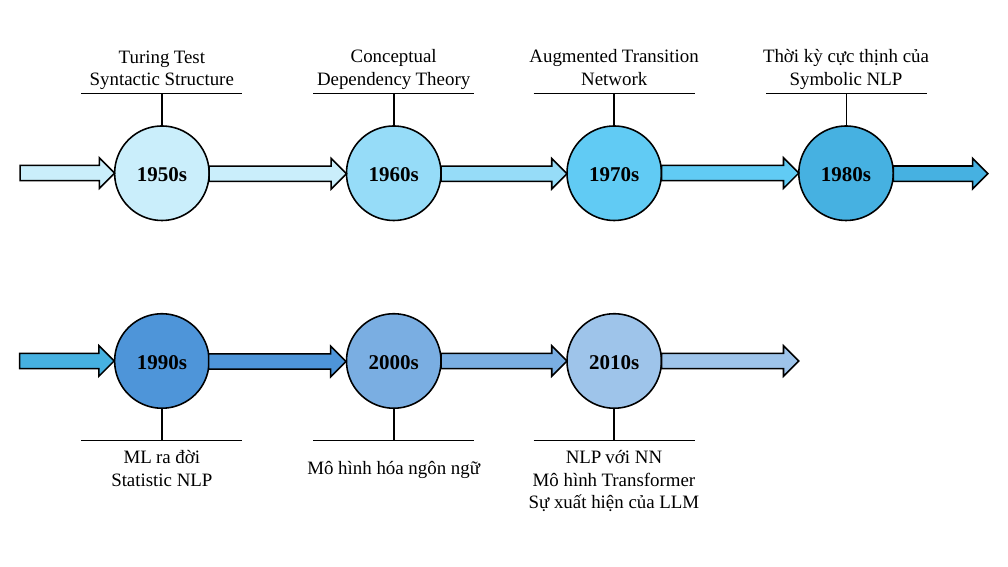
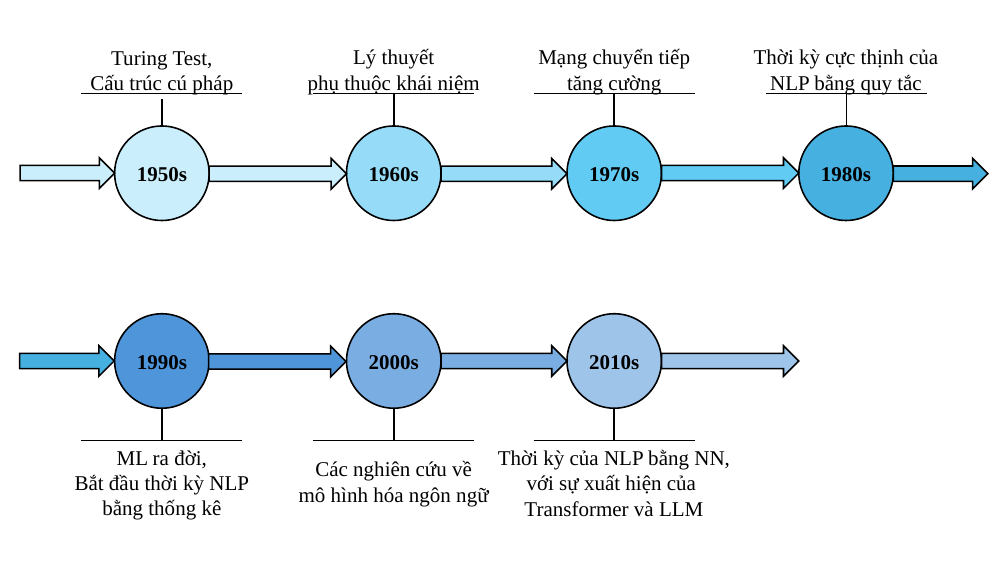
Before and after one commit to ngovanuc/Vietnamese_History_Chatbot, a slide deck: slide 3 of documents/hinh_ve_trong_cao_cao_do_an.pptx. Drawn at 1008x567 pixels with LibreOffice and Linux fonts; fonts in the diff are those of the drawing. Boxes give left, top, right and bottom in pixels: in the first picture for what was removed or moved away, otherwise in the second. Text is boxed around its words. In the diff, an @@ line names an element or a change of style, - is before the commit and + after.

```diff
--- a/documents/hinh_ve_trong_cao_cao_do_an.pptx
+++ b/documents/hinh_ve_trong_cao_cao_do_an.pptx
@@ text at [90,51,233,95]: text changed; size 18 to 20 pt @@
-Turing Test
-Syntactic Structure
+Turing Test,
+Cấu trúc cú pháp
@@ text at [308,48,480,94]: text changed; size 18 to 20 pt @@
-Conceptual
-Dependency Theory
+Lý thuyết
+phụ thuộc khái niệm
@@ text at [538,48,690,94]: text changed; size 18 to 20 pt @@
-Augmented Transition
-Network
+Mạng chuyển tiếp
+tăng cường
@@ text at [754,49,938,69]: size 18 to 20 pt in "Thời kỳ cực thịnh của" @@
@@ text at [770,74,921,94]: text changed; size 18 to 20 pt @@
-Symbolic NLP
+NLP bằng quy tắc
@@ line moved from (162, 126) - (162, 94) to (162, 126) - (162, 99) @@
@@ text at [498,449,730,517]: text changed; size 18 to 20 pt @@
-NLP với NN
-Mô hình Transformer
-Sự xuất hiện của LLM
+Thời kỳ của NLP bằng NN,
+với sự xuất hiện của
+Transformer và LLM
@@ text at [75,450,249,520]: text changed; size 18 to 20 pt @@
-ML ra đời
-Statistic NLP
+ML ra đời,
+Bắt đầu thời kỳ NLP
+bằng thống kê
@@ text at [299,460,488,506]: text changed; size 18 to 20 pt @@
-Mô hình hóa ngôn ngữ
+Các nghiên cứu về
+mô hình hóa ngôn ngữ
```
Also in this commit, not shown: 4 other slides changed, 1 other file.
